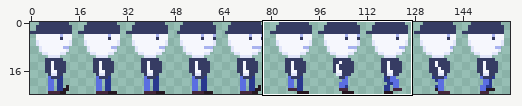
Edited in one commit: sprite sheet (assets/anim_player.png). Above, an overview of the earlier version with the close-up marked.
Close-up. Earlier state:
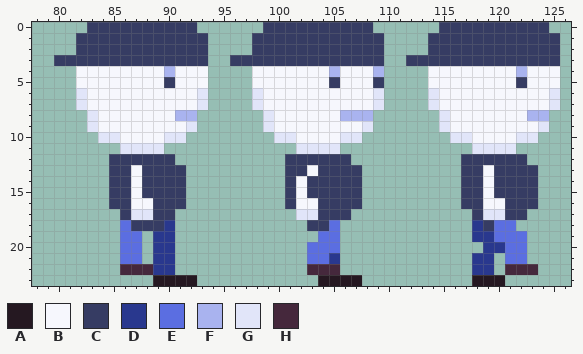
The file is 160x24 pixels. Shown: x 78..126, y 0..23.
Palette (. is transparent): A #251821  B #f6f7fd  C #363c63  D #29388e  E #5b6ee1  F #a9b3ef  G #e1e5f9  H #45283c
Pixels before, first column x 80:
 0 ...CCCCCCCCCC......CCCCCCCCCC......CCCCCCCCCC.
 1 ..CCCCCCCCCCCC....CCCCCCCCCCCC....CCCCCCCCCCCC
 2 ..CCCCCCCCCCCC....CCCCCCCCCCCC....CCCCCCCCCCCC
 3 CCCCCCCCCCCCCC..CCCCCCCCCCCCCC..CCCCCCCCCCCCCC
 4 ..BBBBBBBBFBBB....BBBBBBBFBBBF....BBBBBBBBFBBB
 5 ..BBBBBBBBCBBB....BBBBBBBCBBBC....BBBBBBBBCBBB
 6 ..GBBBBBBBBBBG....GBBBBBBBBBBG....GBBBBBBBBBBG
 7 ..GBBBBBBBBBBG....GBBBBBBBBBBG....GBBBBBBBBBBG
 8 ...GBBBBBBBFF......GBBBBBBFFF......GBBBBBBBFF.
 9 ...GBBBBBBBBG......GBBBBBBBBG......GBBBBBBBBG.
10 ....GGBBBBGG........GGBBBBGG........GGBBBBGG..
11 ......GGGG............GGGG............GGGG....
12 .....CCCCCC..........CCCCCC..........CCCCCC...
13 .....CCBCCCC.........CCBCCCC.........CCBCCCC..
14 .....CCBCCCC.........CBCCCCC.........CCBCCCC..
15 .....CCBCCCC.........CBCCCCC.........CCBCCCC..
16 .....CCBBCCC.........CBBCCCC.........CCBBCCC..
17 ......CGGCC...........GGCCC...........CGGCC...
18 ......ECCCD............CCE............DCEE....
19 ......EE.DD.............EE............DDEEE...
20 ......EE.DD............EEE.............DDEE...
21 ......EE.DD............EED............DD.EE...
22 ......HHHDD............HHH............DD.HHH..
23 .........AAAA...........AAAA..........AAA.....
Once edited:
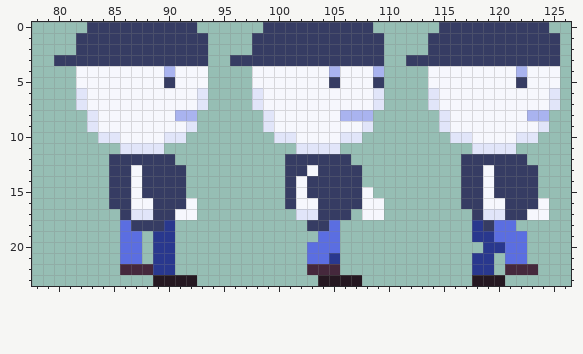
Log entry: Change window dimensions; add rear arm movement to player walk animation
The exact change:
The edit adds colour B in row 15 at x 108; in row 16 at x 92, 108 to 109 and 124; in row 17 at x 91 to 92, 108 to 109 and 123 to 124.
Where, in picture pixels (left, top, right, bottom), the same in both close-ups:
added: (362, 187, 384, 220)
added: (175, 198, 197, 220)
added: (527, 198, 549, 220)
